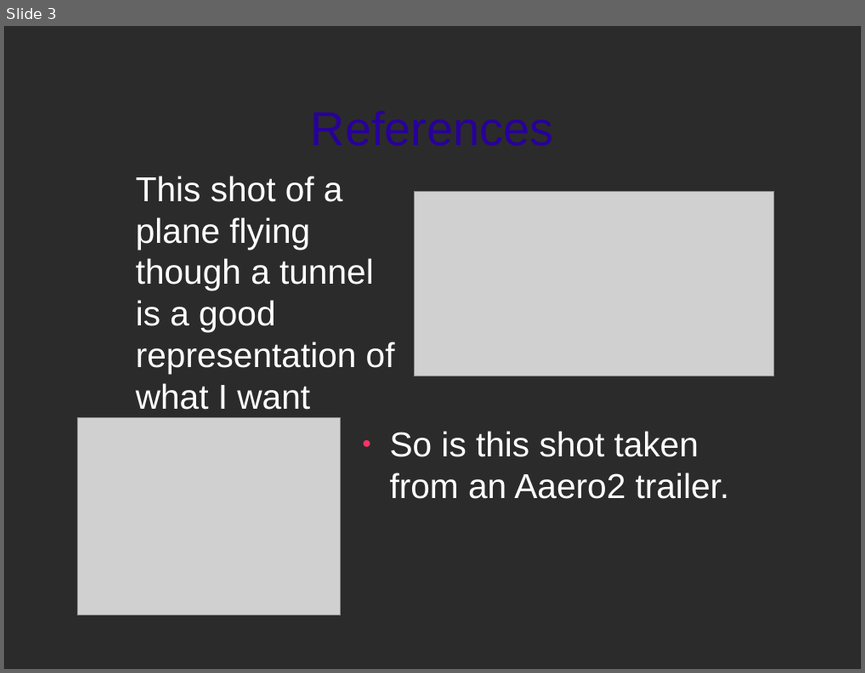
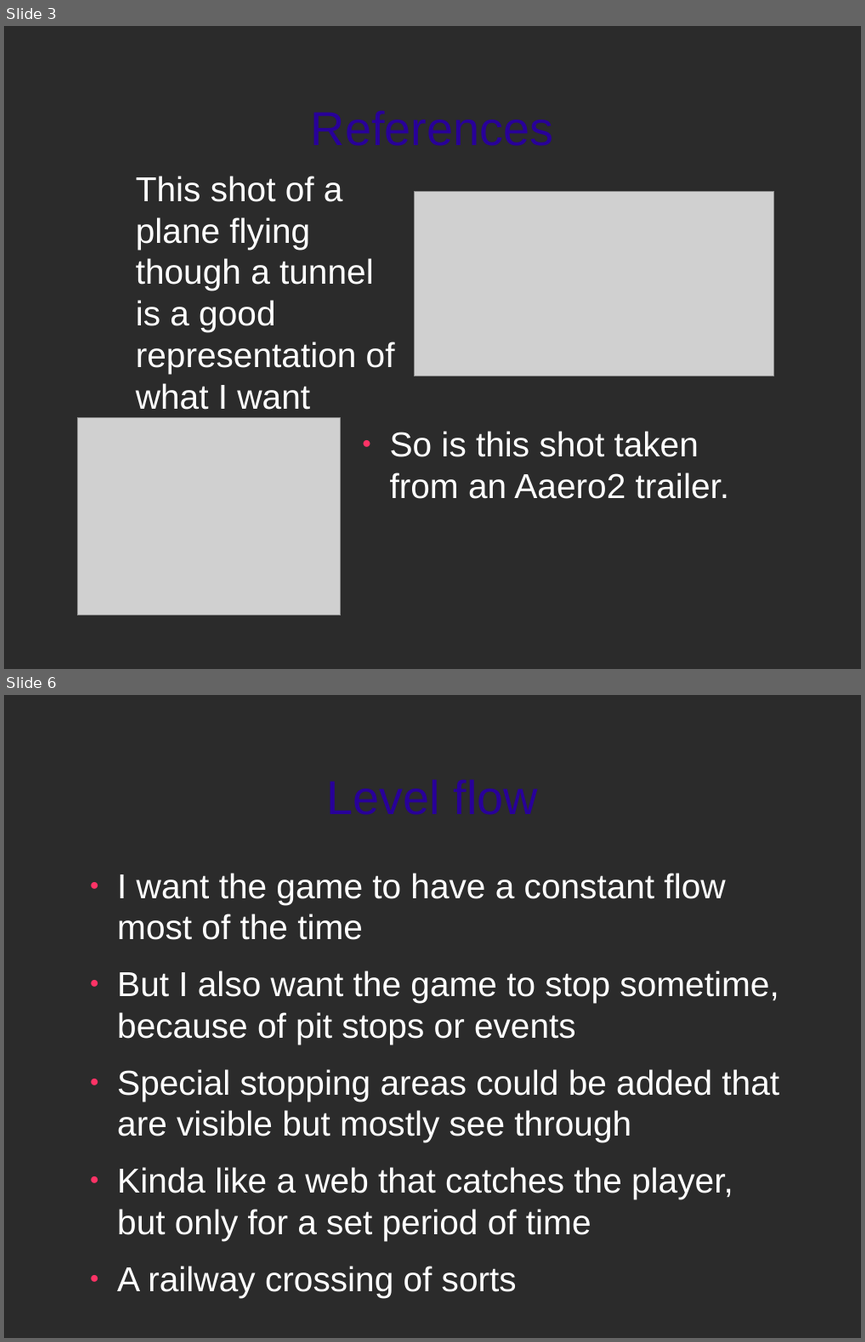
Before and after one commit to ktosox/GWJ77-Metamorphosis, a slide deck: LevelDesign.odp. Shown one above the other, each under a label of ours: slide 3 before the commit, slides 3 and 6 after it; the slides between them are not shown. The pictures are 865x673 and 865x1342 pixels, drawn with LibreOffice and Linux fonts; fonts in the diff are those of the drawing; grey boxes stand for pictures; background and template pictures are left out; a plain dark background stands for a picture behind light text. Boxes give left, top, right and bottom in pixels: in the first picture for what was removed or moved away, otherwise in the second. Text is boxed around its words. In the diff, an @@ line names an element or a change of style, - is before the commit and + after.

```diff
--- a/LevelDesign.odp
+++ b/LevelDesign.odp
@@ slide 6 added at <box>4,695,861,1338</box>, background picture (left out) @@
@@ title added at <box>327,779,538,815</box>, 44 pt, text #280099 @@
+Level flow
@@ text added at <box>117,873,779,1297</box>, 32 pt, text #FFFFFF @@
+● I want the game to have a constant flow most of the time
+● But I also want the game to stop sometime, because of pit stops or events
+● Special stopping areas could be added that are visible but mostly see through
+● Kinda like a web that catches the player, but only for a set period of time
+● A railway crossing of sorts
```
Also in this commit, not shown: 1 slide changed, 2 other slides added, 1 other file.
